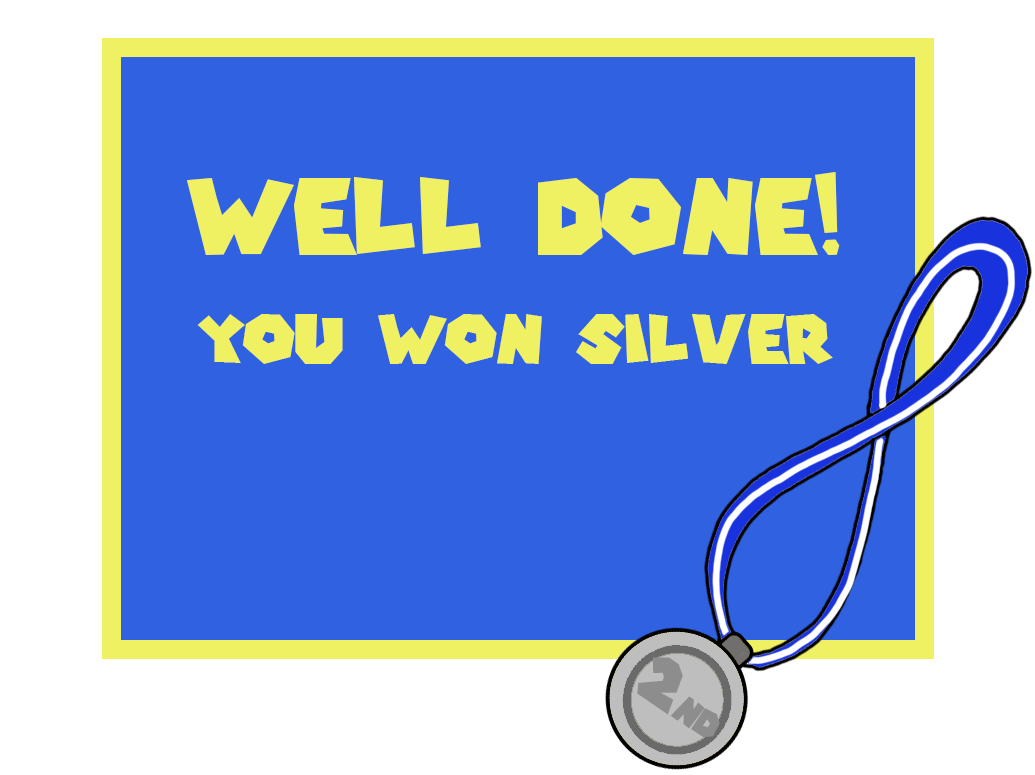
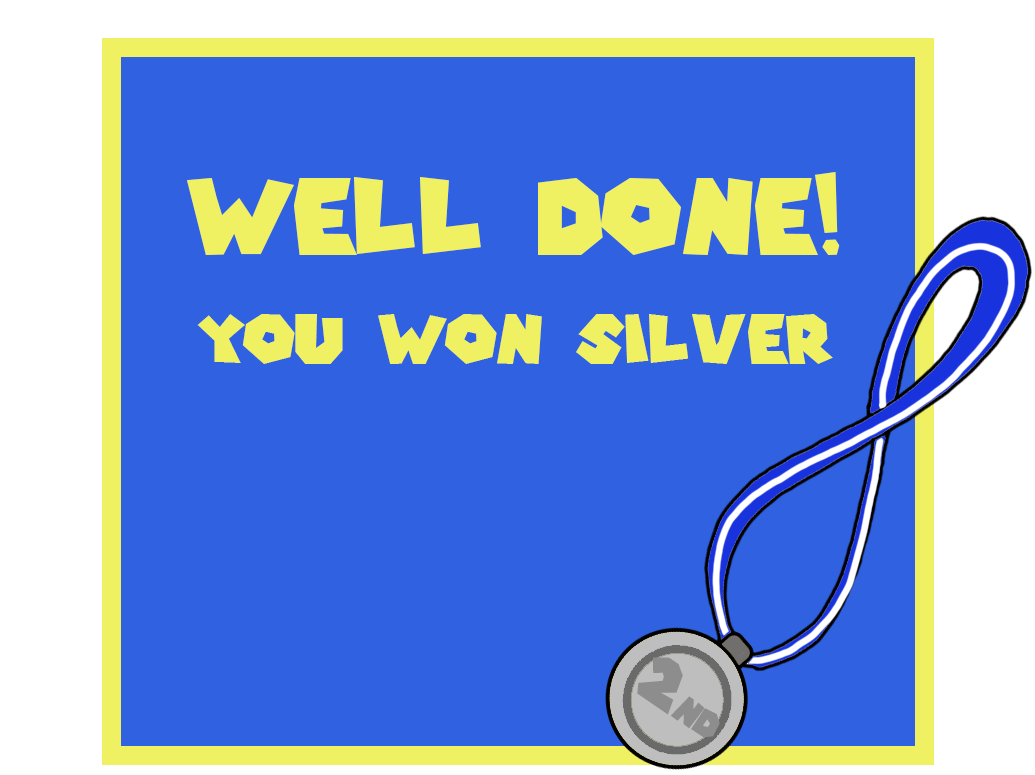
Two versions of the same layered image (1035x775). Layer-by-layer changes:
painted on "Rectangle 1" over left=102, top=640, right=934, bottom=765
